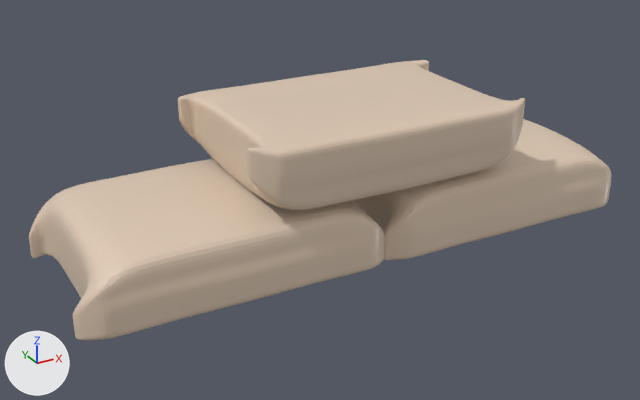
Two versions of the Blender file Assets/Models/sandbag.blend, one commit apart.
Before and after are seen from a 50 mm camera at (-1.169, -1.487, 0.736) aimed at (-0.354, -0.005, -0.005). Arrows for +X, +Y and +Z are at lower left; the lights stay in place.
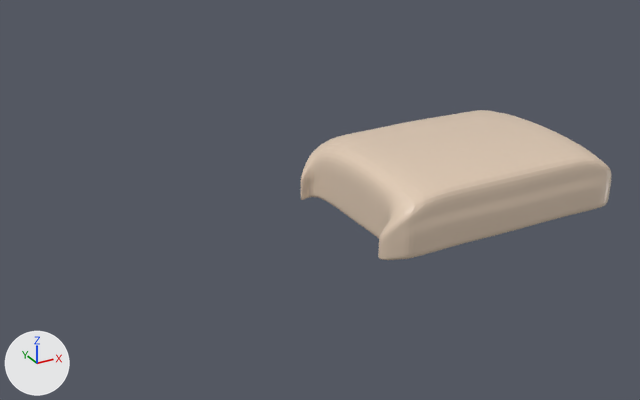
Location of each change, [x1, y1, x2, y2] in pixels of the pictures (640 x 400 px):
'Cube.002', deleted (beige): before [29, 159, 385, 340]
'Cube.003', deleted (beige): before [178, 60, 525, 210]

The change, as a list of edits to the scene's bpy script:
```text
Remove ob_cube_002:
    ob_cube_002 = bpy.data.objects.new('Cube.002', me_cube_001)
    ob_cube_002.location = (-0.606, 0.0, 0.0)
    ob_cube_002.scale = (2.0, 2.0, 2.0)
    _m = ob_cube_002.modifiers.new('Mirror', 'MIRROR')
    _m.use_clip = True
    _m = ob_cube_002.modifiers.new('Subdivision', 'SUBSURF')
Remove ob_cube_003:
    ob_cube_003 = bpy.data.objects.new('Cube.003', me_cube_003)
    ob_cube_003.location = (-0.281, 0.0, 0.123)
    ob_cube_003.rotation_euler = (3.142, 0.0, 0.0)  # degrees (180, 0, 0)
    ob_cube_003.scale = (2.0, 2.0, 2.0)
    _m = ob_cube_003.modifiers.new('Mirror', 'MIRROR')
    _m.use_clip = True
    _m = ob_cube_003.modifiers.new('Subdivision', 'SUBSURF')
```
